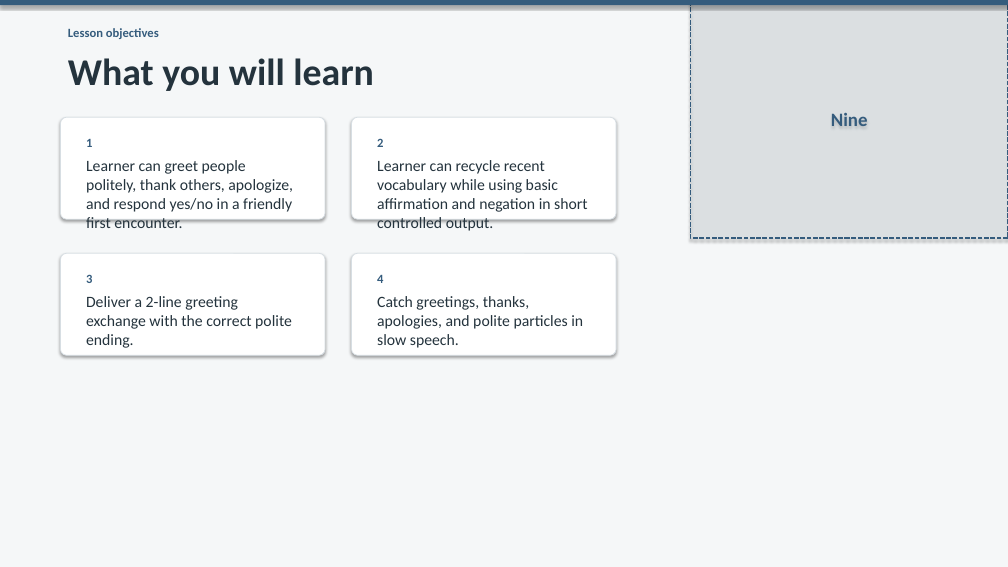
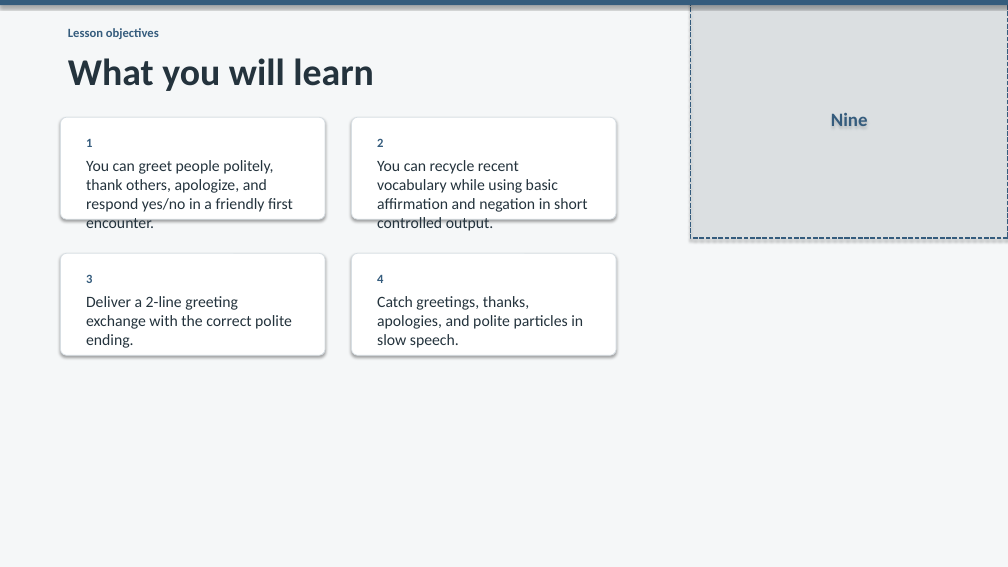
Before and after one commit to OTFTCS/thai-nine, a slide deck: slide 2 of course/modules/M01/L001/M01-L001-deck.pptx. Drawn at 1008x567 pixels with LibreOffice and Linux fonts; fonts in the diff are those of the drawing. Boxes give left, top, right and bottom in pixels: in the first picture for what was removed or moved away, otherwise in the second. Text is boxed around its words. In the diff, an @@ line names an element or a change of style, - is before the commit and + after.

```diff
--- a/course/modules/M01/L001/M01-L001-deck.pptx
+++ b/course/modules/M01/L001/M01-L001-deck.pptx
@@ text at (86,160,293,212): text changed @@
-Learner can greet people politely, thank others, apologize, and respond yes/no in a friendly first encounter.
+You can greet people politely, thank others, apologize, and respond yes/no in a friendly first encounter.
@@ text at (377,160,587,231): text changed @@
-Learner can recycle recent vocabulary while using basic affirmation and negation in short controlled output.
+You can recycle recent vocabulary while using basic affirmation and negation in short controlled output.
```
Also in this commit, not shown: 8 other slides changed, 10 other files.
